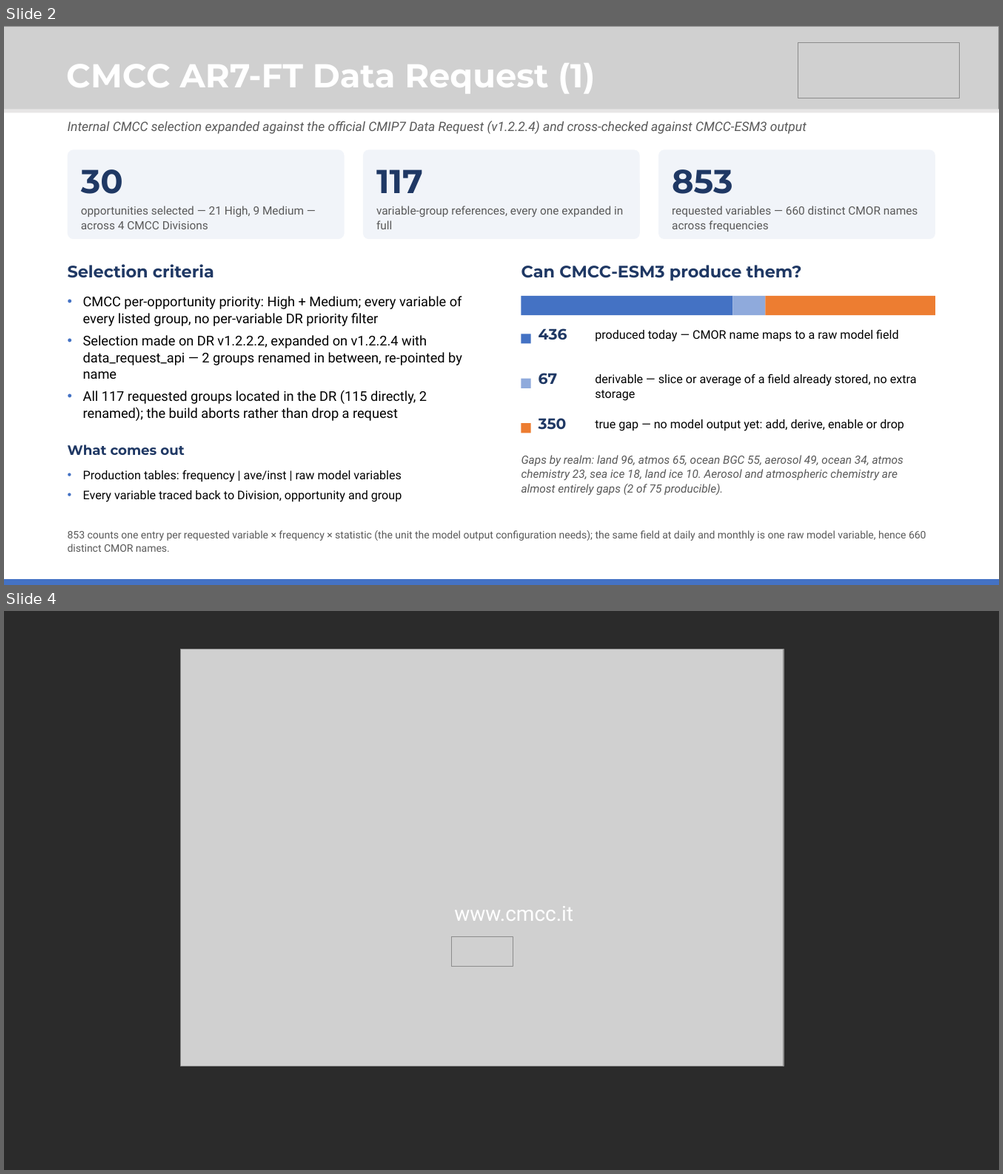
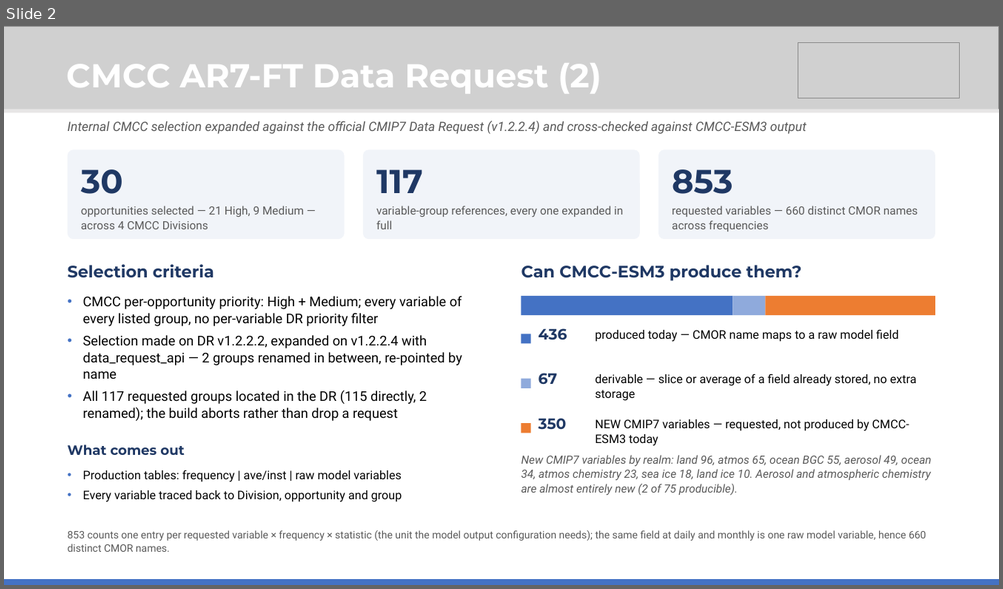
Before and after one commit to CMCC-Foundation/cmcc_cmip_data_request, a slide deck: cmcc_selection/slides/dr_filled.pptx. Shown one above the other, each under a label of ours: slides 2 and 4 before the commit, slide 2 after it; the slides between them are not shown. The pictures are 1003x1174 and 1003x589 pixels, drawn with LibreOffice and Linux fonts; fonts in the diff are those of the drawing; grey boxes stand for pictures; background and template pictures are left out; a plain dark background stands for a picture behind light text. Boxes give left, top, right and bottom in pixels: in the first picture for what was removed or moved away, otherwise in the second. Text is boxed around its words. In the diff, an @@ line names an element or a change of style, - is before the commit and + after.

```diff
--- a/cmcc_selection/slides/dr_filled.pptx
+++ b/cmcc_selection/slides/dr_filled.pptx
@@ slide 4 removed at bbox=[4, 611, 999, 1170], background picture (left out) @@
@@ picture removed at bbox=[181, 649, 784, 1067] @@
@@ text removed at bbox=[454, 906, 573, 921] @@
-www.cmcc.it
@@ picture removed at bbox=[452, 937, 513, 966] @@
@@ slide 2 changed as well @@
@@ text at bbox=[66, 63, 600, 93]: text changed @@
-CMCC AR7-FT Data Request (1)
+CMCC AR7-FT Data Request (2)
@@ text at bbox=[595, 420, 909, 446]: text changed @@
-true gap — no model output yet: add, derive, enable or drop
+NEW CMIP7 variables — requested, not produced by CMCC-ESM3 today
@@ text at bbox=[521, 455, 931, 496]: text changed @@
-Gaps by realm: land 96, atmos 65, ocean BGC 55, aerosol 49, ocean 34, atmos chemistry 23, sea ice 18, land ice 10. Aerosol and atmospheric chemistry are almost entirely gaps (2 of 75 producible).
+New CMIP7 variables by realm: land 96, atmos 65, ocean BGC 55, aerosol 49, ocean 34, atmos chemistry 23, sea ice 18, land ice 10. Aerosol and atmospheric chemistry are almost entirely new (2 of 75 producible).
```
Also in this commit, not shown: 1 other slide changed, 1 slide added, 1 other slide removed, 1 other file.
